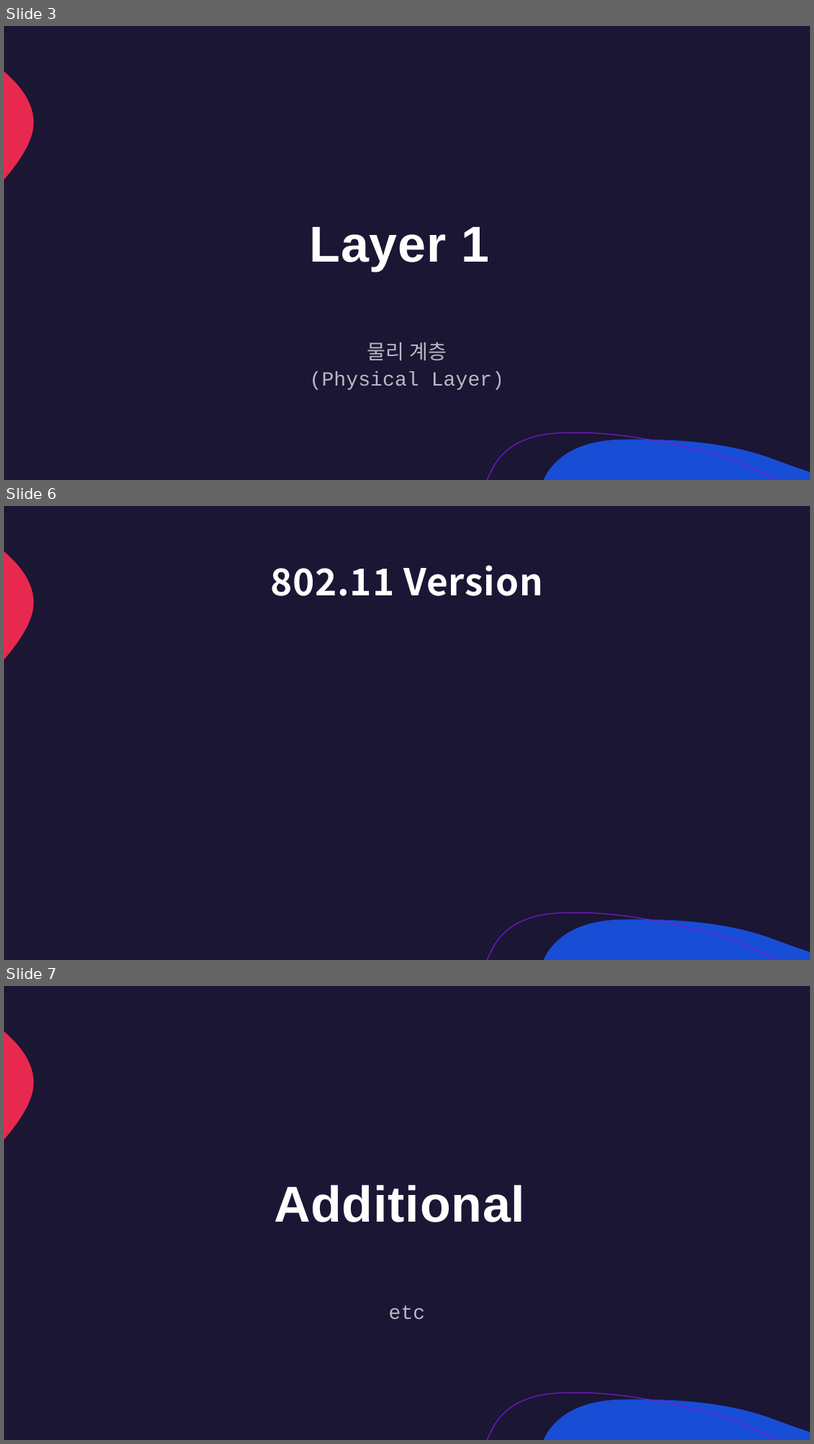
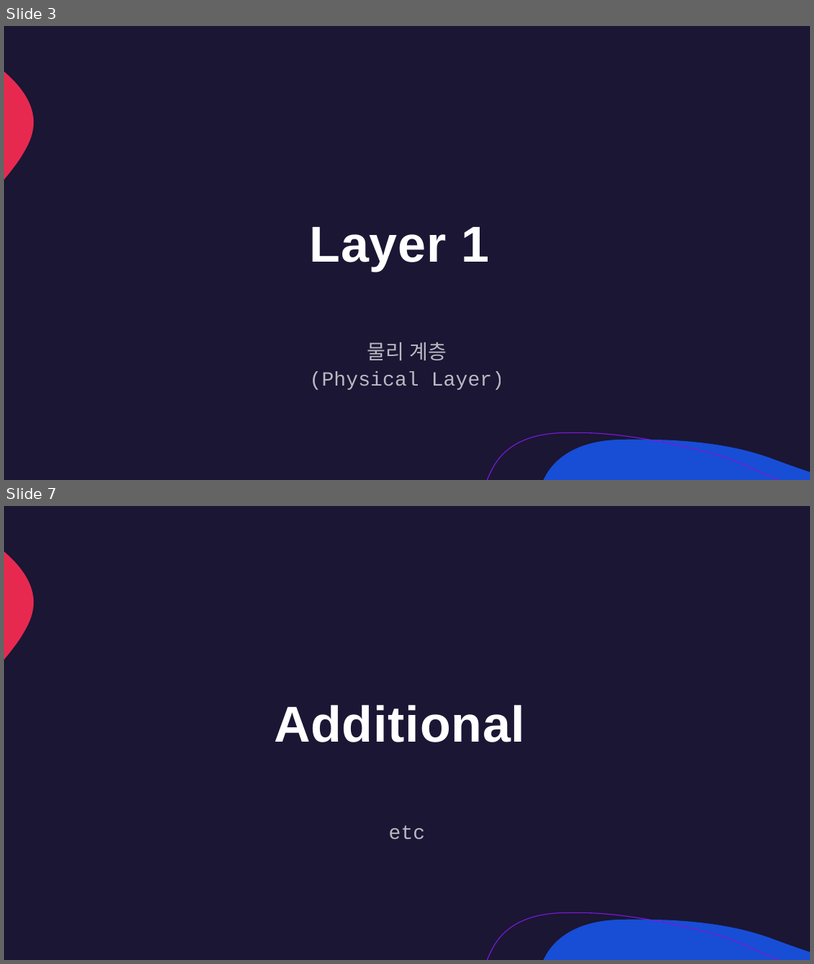
Before and after one commit to lumen4723/2024_network, a slide deck: 4.pptx. Shown one above the other, each under a label of ours: slides 3, 6 and 7 before the commit, slides 3 and 7 after it; the slides between them are not shown. The pictures are 814x1444 and 814x964 pixels, drawn with LibreOffice and Linux fonts; fonts in the diff are those of the drawing. Boxes give left, top, right and bottom in pixels: in the first picture for what was removed or moved away, otherwise in the second. Text is boxed around its words. In the diff, an @@ line names an element or a change of style, - is before the commit and + after.

```diff
--- a/4.pptx
+++ b/4.pptx
@@ slide 6 removed at [4,506,810,960], background #1A1634; not listed: 3 template elements that a slide beside it also shows @@
@@ title removed at [270,565,543,596] @@
-802.11 Version
```
Also in this commit, not shown: 3 slides changed, 1 slide added, 41 other files.
